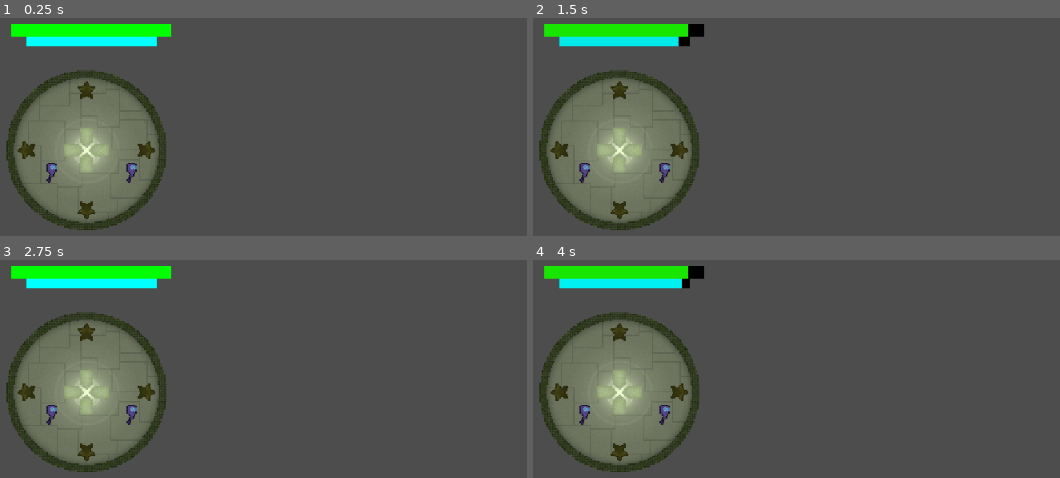
Above: before the commit, frames 1-4 (two rows, left to right).
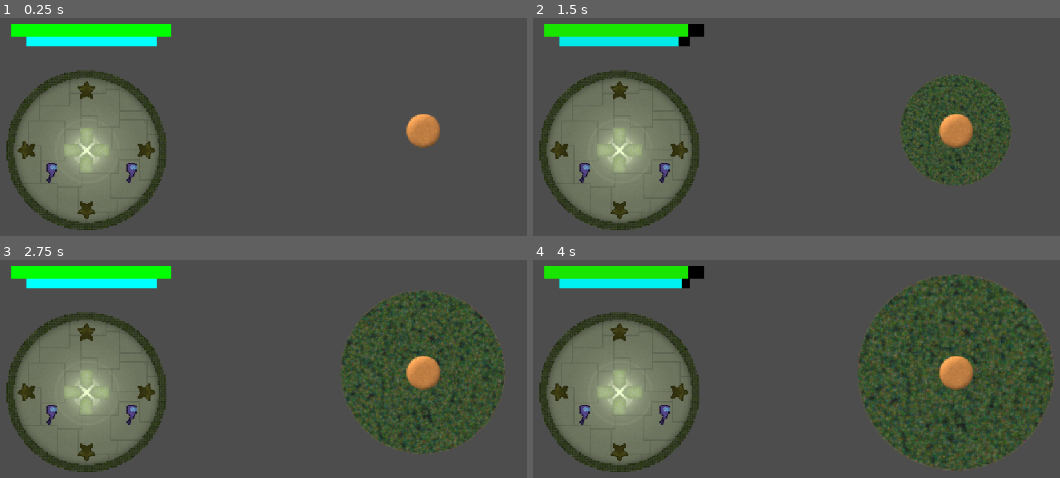
Above: after the commit, the same moments.

Repository: Elagoht/godot-wild-jam-81
Game: Godot game, scene res://levels/MainLevel.tscn
Two runs of this game, one before a commit and one after it. Both use one fixed random seed, a clock stepped at 60 frames per second and the inputs below.
Inputs:
- Up to frame 1 (0.25 s): no input
- Up to frame 2 (1.5 s): hold J (debug_hp_up) 0.53-1.28 s; hold H (debug_hp_down) from 1.28 s (still down)
- Up to frame 3 (2.75 s): release H (debug_hp_down) at 2.03 s; hold J (debug_hp_up) from 2.03 s (still down)
- Up to frame 4 (4 s): release J (debug_hp_up) at 3.53 s; hold H (debug_hp_down) from 3.53 s (still down)

The runs differ from the first frame. In frame 1, 0.8% of the frame differs, in the area x 77-84%, y 44-60%; in frame 2, 7.1%; in frame 3, 15%; in frame 4, 22%, in the area x 61-99%, y 6-97%.

Commit message:
feat: update MainLevel to include GasBall entity and adjust load steps

Diff:
--- a/levels/MainLevel.tscn
+++ b/levels/MainLevel.tscn
@@ -1,7 +1,8 @@
-[gd_scene load_steps=3 format=3 uid="uid://cytcmdfaxo6w0"]
+[gd_scene load_steps=4 format=3 uid="uid://cytcmdfaxo6w0"]
 
 [ext_resource type="PackedScene" uid="uid://cav0fc8pl63y6" path="res://entities/player/Player.tscn" id="1_hkwxo"]
 [ext_resource type="PackedScene" uid="uid://ci3gdlpvoknsb" path="res://entities/ship/Ship.tscn" id="1_mt7cn"]
+[ext_resource type="PackedScene" uid="uid://dqy1yso4jbo8s" path="res://entities/gasBall/gas_ball.tscn" id="3_3348v"]
 
 [node name="MainLevel" type="Node2D"]
 y_sort_enabled = true
@@ -19,3 +20,6 @@
 [node name="Player2" parent="Ship/Players" instance=ExtResource("1_hkwxo")]
 position = Vector2(-32, 0)
 player_id = "2"
+
+[node name="GasBall" parent="." instance=ExtResource("3_3348v")]
+position = Vector2(495, 165)
